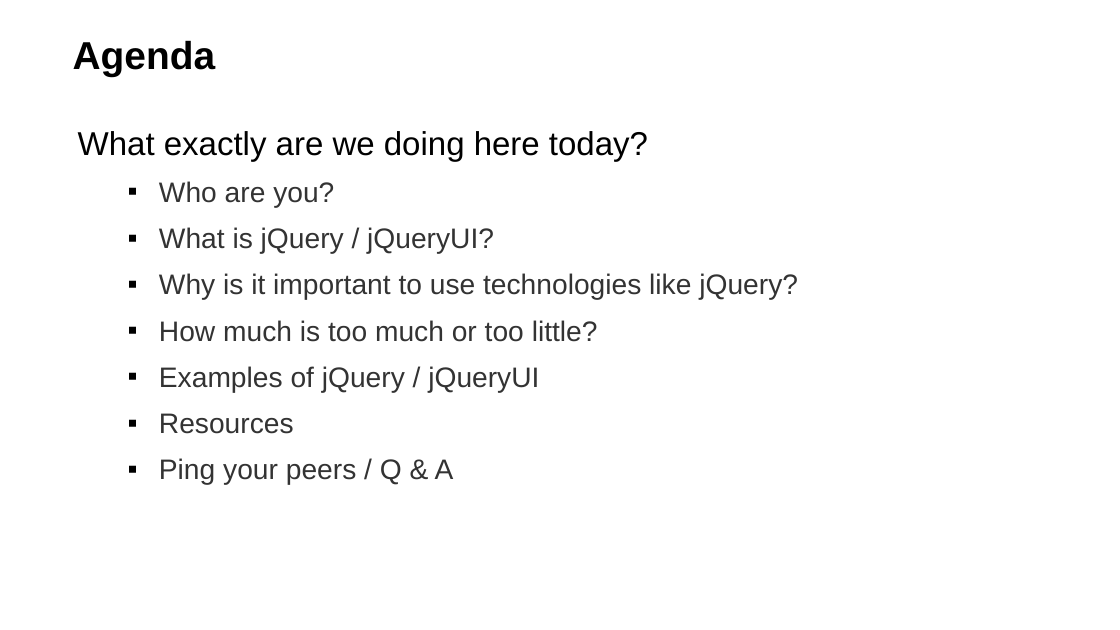
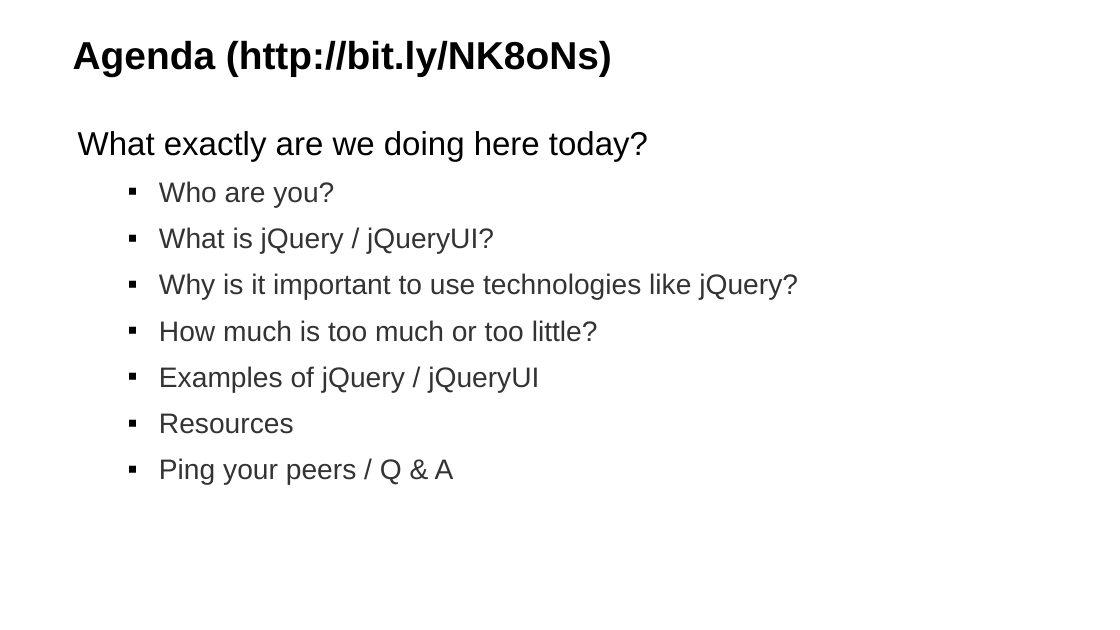
Before and after one commit to techman97/SFDC_Code, a slide deck: slide 5 of 16x9_DF2012_v3 - jQuery.pptx. Drawn at 1120x630 pixels with LibreOffice and Linux fonts; fonts in the diff are those of the drawing; background and template pictures are left out. Boxes give left, top, right and bottom in pixels: in the first picture for what was removed or moved away, otherwise in the second. Text is boxed around its words. In the diff, an @@ line names an element or a change of style, - is before the commit and + after.

```diff
--- a/16x9_DF2012_v3 - jQuery.pptx
+++ b/16x9_DF2012_v3 - jQuery.pptx
@@ title at box(73, 40, 612, 76): text changed @@
-Agenda
+Agenda (http://bit.ly/NK8oNs)
```
Also in this commit, not shown: 6 other slides changed, 2 other files.
